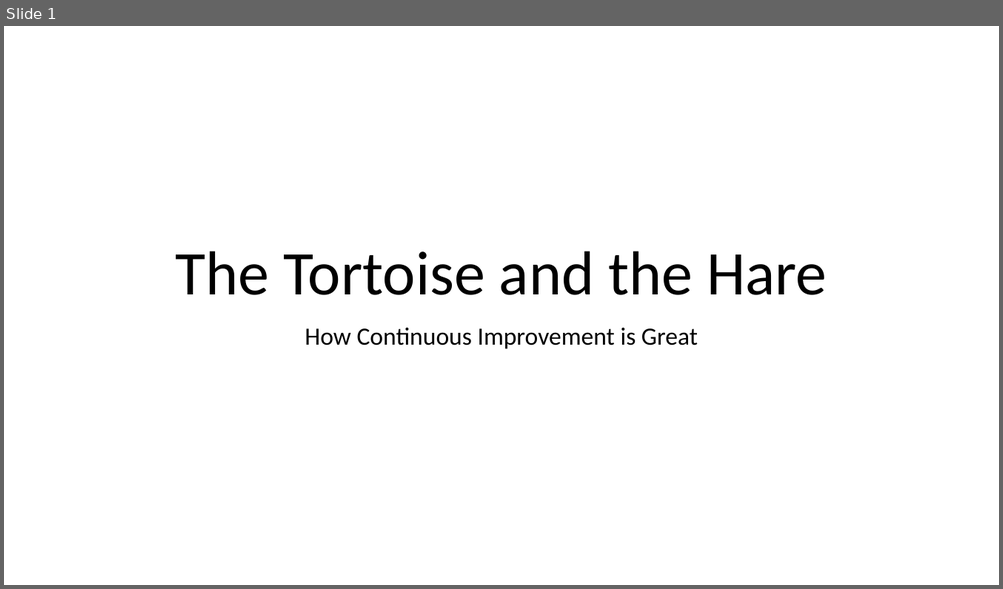
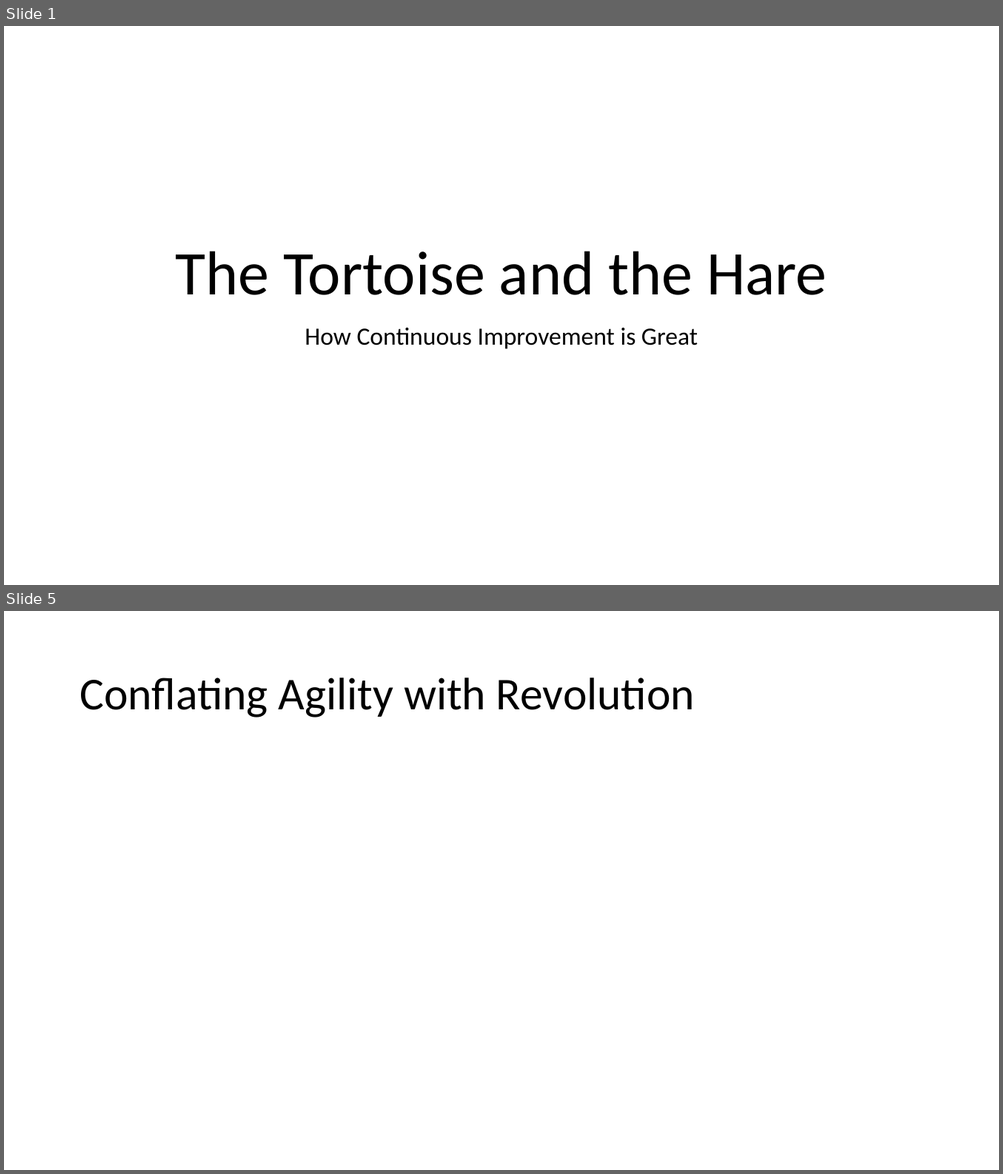
Before and after one commit to jugisahunk/presentations, a slide deck: tortoise-and-hare/tortoise-and-hare.pptx. Shown one above the other, each under a label of ours: slide 1 before the commit, slides 1 and 5 after it; the slides between them are not shown. The pictures are 1003x589 and 1003x1174 pixels, drawn with LibreOffice and Linux fonts; fonts in the diff are those of the drawing. Boxes give left, top, right and bottom in pixels: in the first picture for what was removed or moved away, otherwise in the second. Text is boxed around its words. In the diff, an @@ line names an element or a change of style, - is before the commit and + after.

```diff
--- a/tortoise-and-hare/tortoise-and-hare.pptx
+++ b/tortoise-and-hare/tortoise-and-hare.pptx
@@ slide 5 added at [4,611,999,1170], background #FFFFFF @@
@@ title added at [79,678,694,718], 44 pt, text #000000 @@
+Conflating Agility with Revolution
```
Also in this commit, not shown: 28 other slides added, 1 other file.
